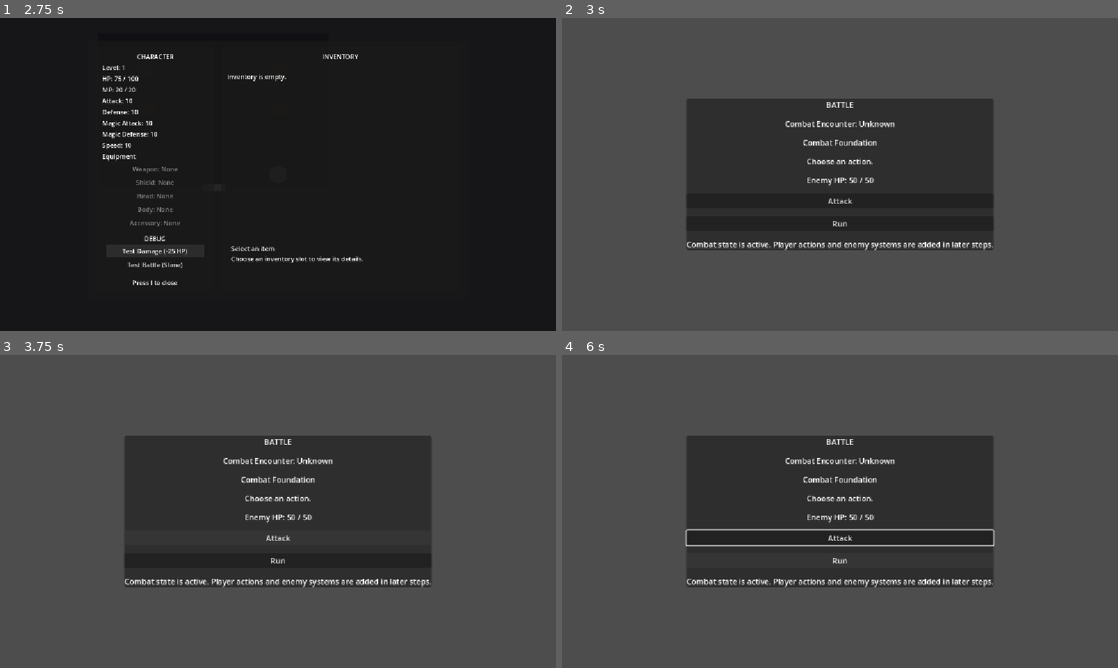
Above: before the commit, frames 1-4 (two rows, left to right).
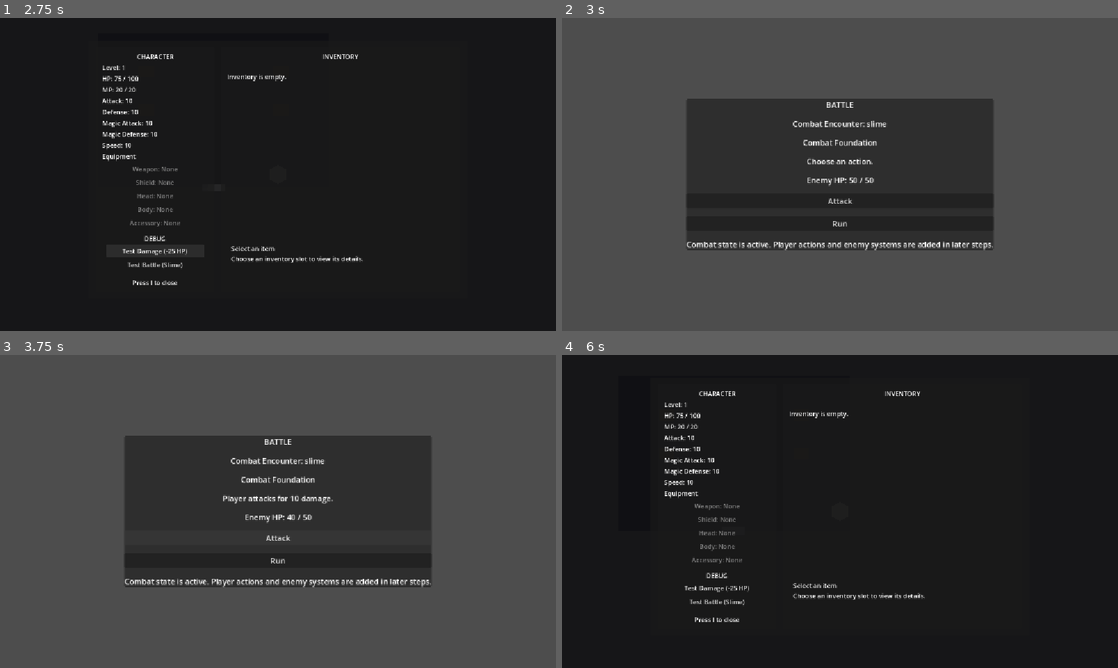
Above: after the commit, the same moments.

Repository: salexume94-pixel/Scripts
Game: Godot game, scene res://scenes/World.tscn
The game is run twice, just before and just after one commit, with the same random seed, the same clock (stepped at 60 frames per second) and the same inputs.
Inputs:
- Up to frame 1 (2.75 s): tap Enter at 0.5 s; hold Right (ui_right) 0.53-1.28 s; tap E at 0.6 s; hold Down (ui_down) 1.28-2 s; tap I at 1.35 s; click "Test Damage (-25 HP)" at 2 s
- Up to frame 2 (3 s): click "Test Battle (Slime)" at 2.75 s
- Up to frame 3 (3.75 s): click "Attack" at 3.5 s
- Up to frame 4 (6 s): click "Run" at 4.25 s; tap Space at 5 s; hold Right (ui_right) 5.03-5.78 s; tap E at 5.1 s; tap Enter at 5.75 s; hold Up (ui_up) from 5.78 s (still down); tap I at 5.85 s

Frame 1 is identical in both runs. In frame 2, 0.3% of the frame differs, in the area x 40-60%, y 32-35%; in frame 3, 0.5%; in frame 4, 78%, in the area x 0-100%, y 0-100%.
Error before the commit: Parse Error: Cannot infer the type of "victory" variable because the value doesn't have a set type. (res://combat/battle.gd:57)

Commit message:
Resolve combat victory state

Diff:
--- a/systems/combat_manager.gd
+++ b/systems/combat_manager.gd
@@ -98,8 +98,12 @@
 	active_combat.last_damage = damage
 	active_combat.enemy_hp = maxi(active_combat.enemy_hp - damage, 0)
 
-	# Keep the encounter on the Player turn until enemy behavior is implemented.
-	active_combat.phase = COMBAT_STATE_SCRIPT.Phase.PLAYER_TURN
+	# Reaching zero HP resolves the encounter immediately. A surviving enemy
+	# remains on the Player turn until enemy behavior is implemented.
+	if active_combat.enemy_hp <= 0:
+		active_combat.phase = COMBAT_STATE_SCRIPT.Phase.VICTORY
+	else:
+		active_combat.phase = COMBAT_STATE_SCRIPT.Phase.PLAYER_TURN
 	player_attack_performed.emit(active_combat.last_player_attack)
 	return true
 
@@ -169,3 +173,9 @@
 	if not is_in_combat():
 		return -1
 	return active_combat.phase
+
+
+func is_victory() -> bool:
+	# Provide a simple victory check for presentation without exposing
+	# CombatState implementation details to the Battle UI.
+	return is_in_combat() and active_combat.phase == COMBAT_STATE_SCRIPT.Phase.VICTORY
